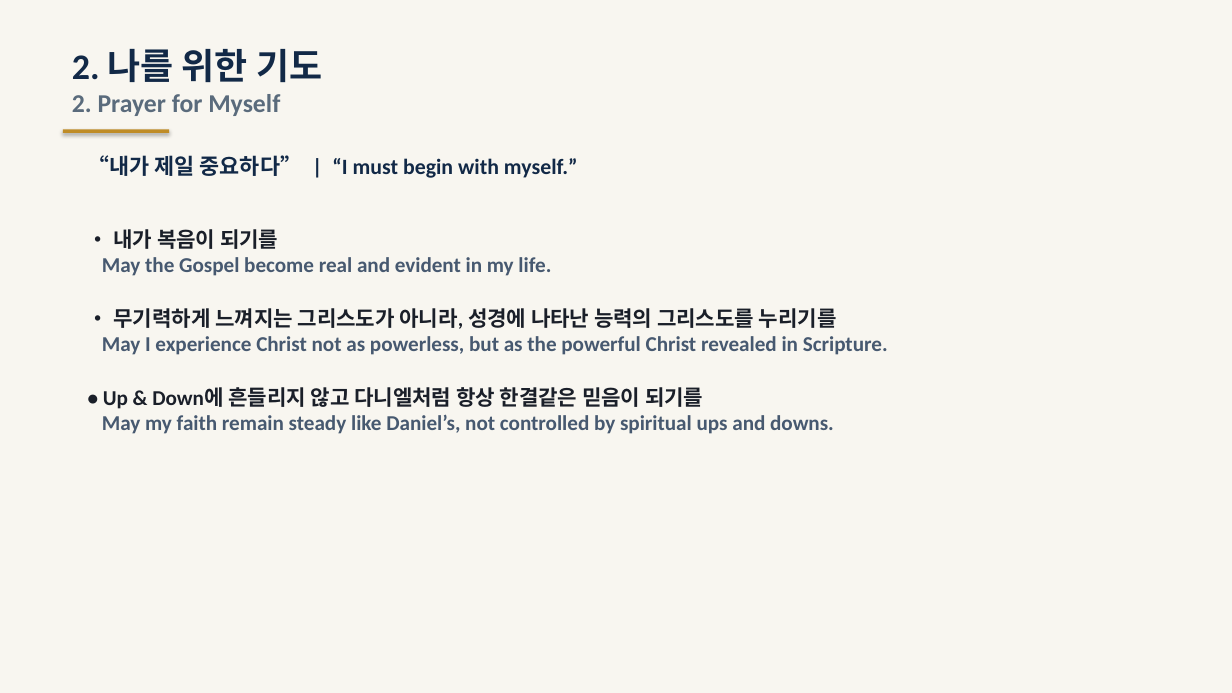
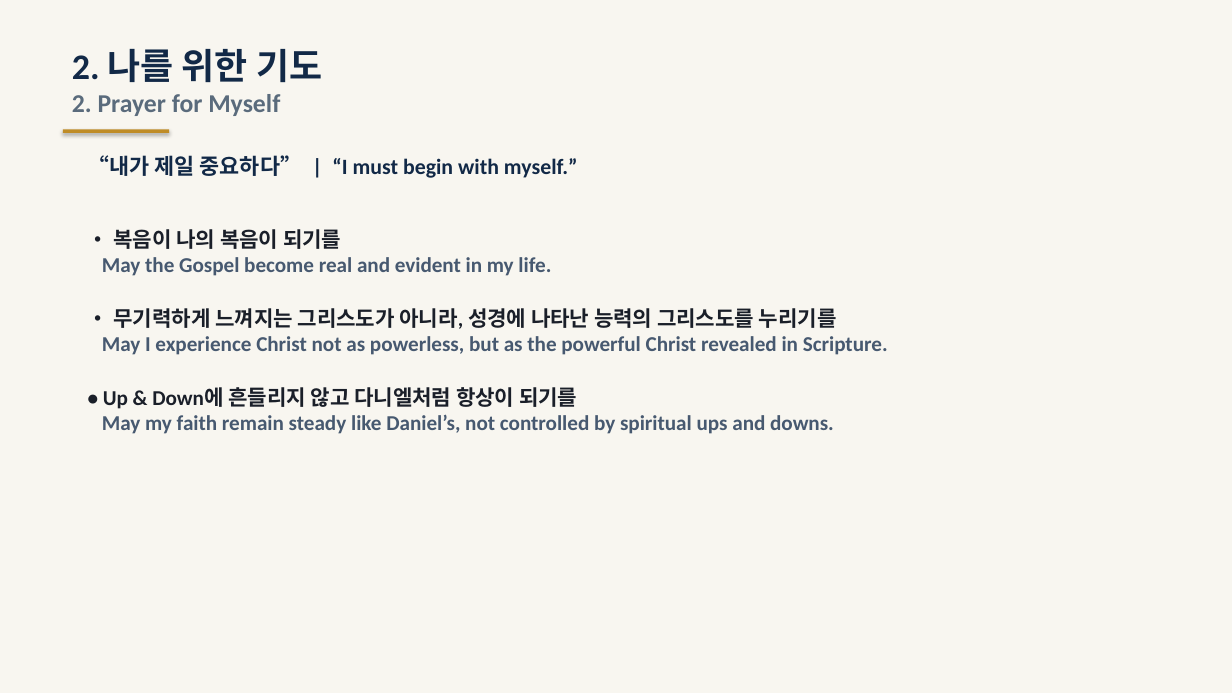
Before and after one commit to onestopoms-han/Arise-Next-Gen, a slide deck: slide 6 of 어라이즈 넥스트젠 2026.10 [1].pptx. Drawn at 1232x693 pixels with LibreOffice and Linux fonts; fonts in the diff are those of the drawing. Boxes give left, top, right and bottom in pixels: in the first picture for what was removed or moved away, otherwise in the second. Text is boxed around its words. In the diff, an @@ line names an element or a change of style, - is before the commit and + after.

Commit message:
fix(prayer): '2. 나를 위한 기도' 한글 문구 수정 ('복음이 나의 복음이 되기를', 'Up & Down에 흔들리지 않고 다니엘처럼 항상이 되기를') - PDF·PPTX·웹 전체 동기화

```diff
--- a/어라이즈 넥스트젠 2026.10 [1].pptx
+++ b/어라이즈 넥스트젠 2026.10 [1].pptx
@@ text at [113,229,341,249]: text changed @@
-• 내가 복음이 되기를
+• 복음이 나의 복음이 되기를
@@ text at [103,387,577,409]: text changed @@
-• Up & Down에 흔들리지 않고 다니엘처럼 항상 한결같은 믿음이 되기를
+• Up & Down에 흔들리지 않고 다니엘처럼 항상이 되기를
```
Also in this commit, not shown: 4 other files.
